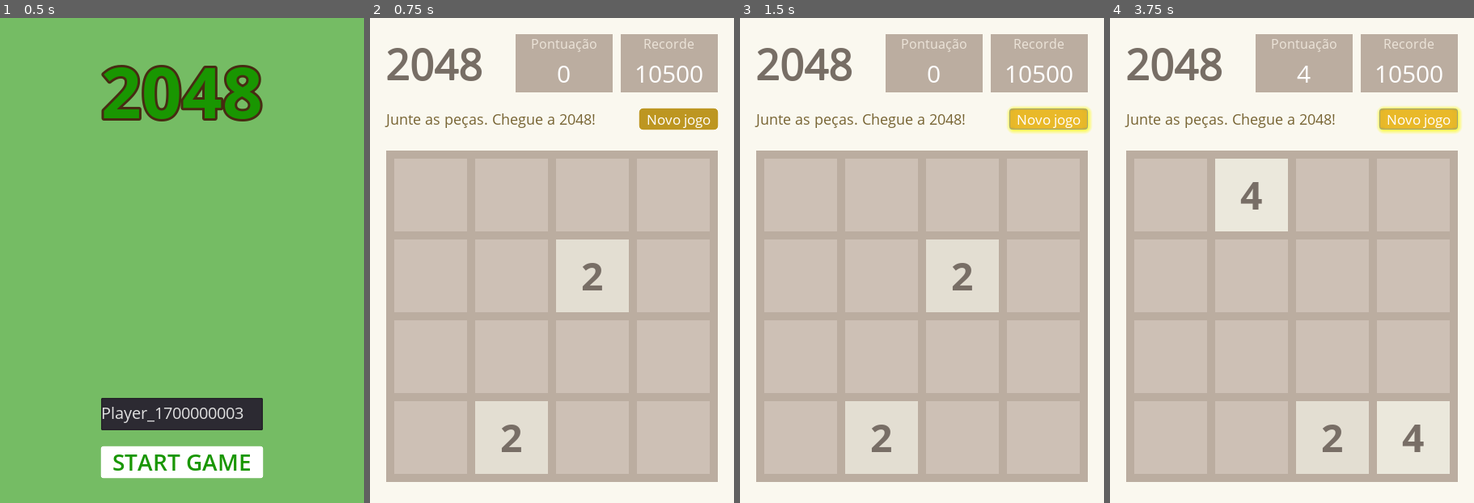
Above: before the commit, frames 1-4 (left to right).
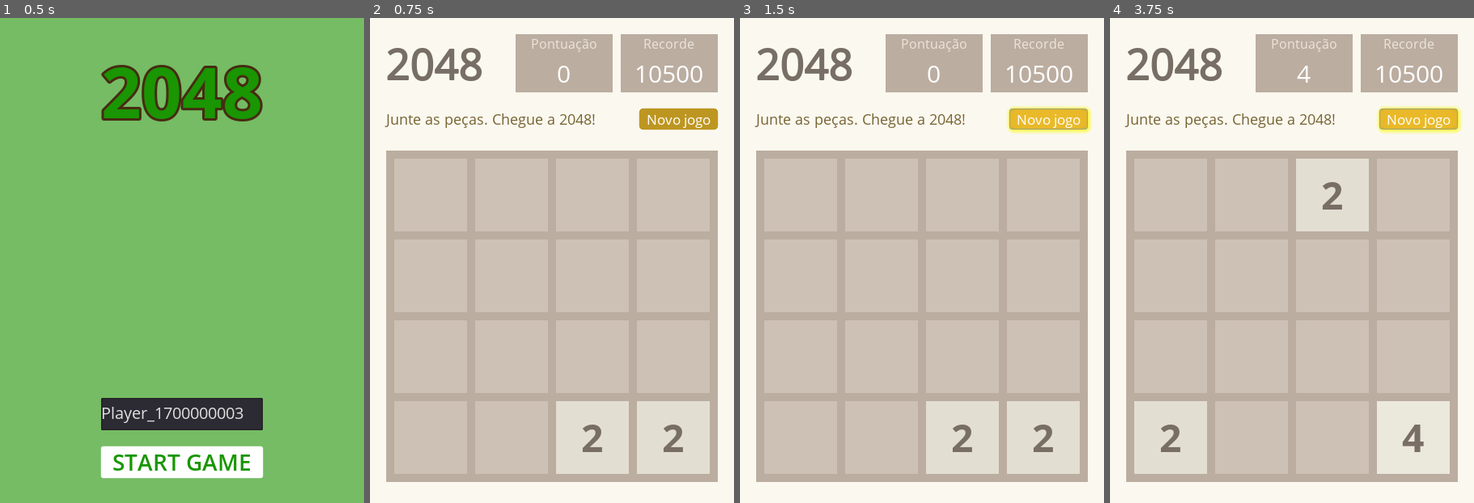
Above: after the commit, the same moments.

Repository: Dojak220/2048
Game: Godot game, scene res://Menu/Menu.tscn
Same seed, same stepped clock (60 frames per second), same inputs: the game is played once before the commit and once after it.
Inputs:
- Up to frame 1 (0.5 s): no input
- Up to frame 2 (0.75 s): click "START GAME" at 0.5 s
- Up to frame 3 (1.5 s): click "Novo jogo" at 1.25 s
- Up to frame 4 (3.75 s): click "Novo jogo" at 2 s; tap Enter at 2.75 s; hold Right (ui_right) 2.78-3.53 s; tap Space at 3.5 s; hold Down (ui_down) from 3.53 s (still down)

Frame 1 is identical in both runs. In frame 2, 12% of the frame differs, in the area x 28-94%, y 45-94%; in frame 3, 12%; in frame 4, 12%, in the area x 6-72%, y 29-94%.

Commit message:
tudo como estava

Diff:
--- a/GameLayout/GameLayout.tscn
+++ b/GameLayout/GameLayout.tscn
@@ -1,7 +1,7 @@
 [gd_scene load_steps=32 format=2]
 
 [ext_resource path="res://fonts/Open_Sans/OpenSans-Regular.ttf" type="DynamicFontData" id=1]
-[ext_resource path="res://GamePlay/game_rules.gd" type="Script" id=2]
+[ext_resource path="res://GameLayout/game_rules.gd" type="Script" id=2]
 [ext_resource path="res://GameLayout/PointsGainedDisplayer.tscn" type="PackedScene" id=3]
 [ext_resource path="res://fonts/Open_Sans/OpenSans-Bold.ttf" type="DynamicFontData" id=4]
 
--- a/GameLayout/PointsGainedDisplayer.tscn
+++ b/GameLayout/PointsGainedDisplayer.tscn
@@ -3,15 +3,14 @@
 [ext_resource path="res://fonts/Open_Sans/OpenSans-Bold.ttf" type="DynamicFontData" id=1]
 [ext_resource path="res://PointsGainedDisplayer.gd" type="Script" id=2]
 
-[sub_resource type="DynamicFont" id=2]
+[sub_resource type="DynamicFont" id=1]
 size = 24
 outline_size = 2
 outline_color = Color( 0, 0, 0, 1 )
 use_filter = true
 font_data = ExtResource( 1 )
 
-[sub_resource type="Animation" id=1]
-resource_name = "show_points"
+[sub_resource type="Animation" id=2]
 tracks/0/type = "value"
 tracks/0/path = NodePath("Label:rect_position")
 tracks/0/interp = 1
@@ -53,14 +52,14 @@
 [node name="Label" type="Label" parent="."]
 margin_right = 450.0
 margin_bottom = 600.0
-custom_fonts/font = SubResource( 2 )
+custom_fonts/font = SubResource( 1 )
 text = "+16"
 __meta__ = {
 "_edit_use_anchors_": false
 }
 
 [node name="Player" type="AnimationPlayer" parent="."]
-anims/show_points = SubResource( 1 )
+anims/show_points = SubResource( 2 )
 
 [node name="Label2" type="Label" parent="."]
 margin_left = 141.111
--- /dev/null
+++ b/GameLayout/game_rules.gd
@@ -0,0 +1,307 @@
+extends Node
+
+const PieceResource = preload("res://Piece/Piece.tscn")
+
+# EXPORTED VARIABLES
+export var MAP_SIZE = 4
+export var PIECE_SIZE = 90
+export var PIECES_INTERSPACE = 10
+
+# CONSTANTS
+const NEW_PIECE = [2 , 4]
+const PIECE_PERC = 0.85
+const INPUTS = {
+	"ui_right": Vector2.RIGHT,   # Vector2( 1,  0)
+	"ui_left": Vector2.LEFT,     # Vector2(-1,  0)
+	"ui_up": Vector2.UP,         # Vector2( 0,  1)
+	"ui_down": Vector2.DOWN      # Vector2( 0, -1)
+}
+const PIECES_SETUP = {
+	0 : {
+		"bg_color": Color(0.8, 0.75, 0.71, 1),
+		"font_color": Color(0.47, 0.43, 0.4, 1),
+		"font_size": 48
+		},
+	2 : {
+		"bg_color": Color(0.95, 0.95, 0.90, 0.6),
+		"font_color": Color(0.47, 0.43, 0.4, 1),
+		"font_size": 48
+		},
+	4 : {
+		"bg_color": Color(0.95, 0.95, 0.90, 0.8),
+		"font_color": Color(0.47, 0.43, 0.4, 1),
+		"font_size": 48
+		},
+	8 : {
+		"bg_color": Color(0.4, 0.7, 0.2, 0.6),
+		"font_color": Color(1, 1, 1, 1),
+		"font_size": 48
+		},
+	16 : {
+		"bg_color": Color(0.4, 0.7, 0.2, 1),
+		"font_color": Color(1, 1, 1, 1),
+		"font_size": 48
+		},
+	32 : {
+		"bg_color": Color(0.4, 0.2, 0.9, 0.4),
+		"font_color": Color(1, 1, 1, 1),
+		"font_size": 48
+		},
+	64 : {
+		"bg_color": Color(0.4, 0.2, 0.9, 1),
+		"font_color": Color(1, 1, 1, 1),
+		"font_size": 48
+		},
+	128 : {
+		"bg_color": Color(0.9, 0, 0.3, 0.4),
+		"font_color": Color(1, 1, 1, 1),
+		"font_size": 40
+		},
+	256 : {
+		"bg_color": Color(0.9, 0, 0.3, 0.7),
+		"font_color": Color(1, 1, 1, 1),
+		"font_size": 40
+		},
+	512 : {
+		"bg_color": Color(0.9, 0, 0.3, 1),
+		"font_color": Color(1, 1, 1, 1),
+		"font_size": 40
+		},
+	1024 : {
+		"bg_color": Color(0.9, 0.9, 0.1, 0.6),
+		"font_color": Color(1, 1, 1, 1),
+		"font_size": 32
+		},
+	2048 : {
+		"bg_color": Color(0.9, 0.9, 0.1, 1),
+		"font_color": Color(0.47, 0.43, 0.4, 1),
+		"font_size": 32
+		},
+}
+
+# VARIABLES
+var occupation_map
+var can_insert = false                   # True when a moviment changes the map
+var map_changed = true
+var score = 0
+
+# SIGNALS
+signal new_piece_inserted #unused for now
+signal game_over
+
+# FUNÇÕES
+func _ready():
+	occupation_map = create_map(MAP_SIZE, MAP_SIZE)
+	print_map(occupation_map)
+
+	insert_new_piece()
+	insert_new_piece()
+
+	print_map(occupation_map)
+
+func create_map(height, width):
+	var map = []
+
+	for x in range(height):
+		var line = []
+		line.resize(width)
+		map.append(line)
+		for y in range(width):
+			map[x][y] = {"piece": {"value": 0, "instance": null}, "clean": true}
+
+	return map
+
+func print_map(map):
+	var line = ""
+	for i in range(MAP_SIZE):
+		for j in range(MAP_SIZE):
+			line = line + String(map[i][j].piece.value) + " "
+		print("[ ", line, "]")
+		line = ""
+	print("")
+
+func insert_new_piece():
+	if is_fully_occupied():
+		print("Game Over")
+
+	randomize()
+
+	var Piece = PieceResource.instance()
+	Piece.set_global_position(Vector2(-1000,-1000))
+	get_node("ScreenBG/ScreenMargin/ScreenVBox/GameCenter/GameBG").add_child(Piece)
+	var new_piece_value = NEW_PIECE[0] if (randf() <= PIECE_PERC) else NEW_PIECE[1]
+	var line = randi() % MAP_SIZE
+	var column = randi() % MAP_SIZE
+
+	while(is_position_occupied(line, column)):
+		line = randi() % MAP_SIZE
+		column = randi() % MAP_SIZE
+
+	occupation_map[line][column].piece.value = new_piece_value
+	occupation_map[line][column].piece.instance = Piece
+
+	if is_fully_occupied():
+		if no_more_moves(occupation_map):
+			print("Game Over")
+		else:
+			print("Mapa cheio. Se não houver combinações possíveis... Game over")
+
+func is_fully_occupied():
+	var fully_occupied = true
+	for line in occupation_map:
+		for column in line:
+			if !(column.piece.value):
+				fully_occupied = false
+	return fully_occupied
+
+func is_position_occupied(line, column):
+	return occupation_map[line][column].piece.value
+
+func no_more_moves(map):
+	var no_moves = true
+
+	for i in range(MAP_SIZE-1): # [0, 1, 2]
+		for j in range(MAP_SIZE): # [0, 1, 2, 3]
+			if (occupation_map[i][j].piece.value == occupation_map[i+1][j].piece.value):
+				return !no_moves
+			if (occupation_map[j][i].piece.value == occupation_map[j][i+1].piece.value):
+				return !no_moves
+
+	return no_moves
+
+func _unhandled_input(event):
+	for dir in INPUTS.keys():
+		if event.is_action_pressed(dir):
+			can_insert = false
+			occupation_map = update_map(dir, occupation_map);
+			if can_insert:
+				insert_new_piece()
+				map_changed = true
+				print_map(occupation_map)
+
+func update_map(direction, map):
+	var x_aux
+	var y_aux
+
+	if direction == "ui_right":
+		for x in range(MAP_SIZE): # range: [0, 1, 2, 3]
+			for y in range(MAP_SIZE-2,-1,-1): # range: [2, 1, 0]
+				if (map[x][y].piece.value != 0):
+					y_aux = y
+					while(y_aux < MAP_SIZE-1 && map[x][y_aux+1].piece.value == 0):
+						y_aux += 1
+						map[x][y_aux].piece.value = map[x][y_aux-1].piece.value
+						map[x][y_aux].piece.instance = map[x][y_aux-1].piece.instance
+						map[x][y_aux-1].piece.value = 0
+						can_insert = true
+					if (y_aux == MAP_SIZE-1):
+						continue
+					if (map[x][y_aux+1].clean && map[x][y_aux+1].piece.value == map[x][y_aux].piece.value):
+						map[x][y_aux+1].piece.value *= 2 # It's necessary to change this piece's label
+						map[x][y_aux+1].clean = false
+						map[x][y_aux].piece.value = 0 # It's necessary to uninstance this piece
+						map[x][y_aux].piece.instance.queue_free()
+						score += map[x][y_aux+1].piece.value
+						can_insert = true
+
+	if direction == "ui_left":
+		for x in range(MAP_SIZE): # range: [0, 1, 2, 3]
+			for y in range(1, MAP_SIZE): # range: [1, 2, 3]
+				if (map[x][y].piece.value != 0):
+					y_aux = y
+					while(y_aux > 0 && map[x][y_aux-1].piece.value == 0):
+						y_aux -= 1
+						map[x][y_aux].piece.value = map[x][y_aux+1].piece.value
+						map[x][y_aux].piece.instance = map[x][y_aux+1].piece.instance
+						map[x][y_aux+1].piece.value = 0
+						can_insert = true
+					if (y_aux == 0):
+						continue
+					if (map[x][y_aux-1].clean && map[x][y_aux-1].piece.value == map[x][y_aux].piece.value):
+						map[x][y_aux-1].piece.value *= 2 # It's necessary to change this piece's label
+						map[x][y_aux-1].clean = false
+						map[x][y_aux].piece.value = 0 # It's necessary to uninstance this piece
+						map[x][y_aux].piece.instance.queue_free()
+						score += map[x][y_aux-1].piece.value
+						can_insert = true
+
+	if direction == "ui_up":
+		for y in range(MAP_SIZE): # range: [0, 1, 2, 3]
+			for x in range(1, MAP_SIZE): # range: [1, 2, 3]
+				if (map[x][y].piece.value != 0):
+					x_aux = x
+					while(x_aux > 0 && map[x_aux-1][y].piece.value == 0):
+						x_aux -= 1
+						map[x_aux][y].piece.value = map[x_aux+1][y].piece.value
+						map[x_aux][y].piece.instance = map[x_aux+1][y].piece.instance
+						map[x_aux+1][y].piece.value = 0
+						can_insert = true
+					if (x_aux == 0):
+						continue
+					if (map[x_aux-1][y].clean && map[x_aux-1][y].piece.value == map[x_aux][y].piece.value):
+						map[x_aux-1][y].piece.value *= 2 # It's necessary to change this piece's label
+						map[x_aux-1][y].clean = false
+						map[x_aux][y].piece.value = 0 # It's necessary to uninstance this piece
+						map[x_aux][y].piece.instance.queue_free()
+						score += map[x_aux-1][y].piece.value
+						can_insert = true
+
+	if direction == "ui_down":
+		for y in range(MAP_SIZE): # range: [0, 1, 2, 3]
+			for x in range(MAP_SIZE-2,-1,-1): # range: [2, 1, 0]
+				if (map[x][y].piece.value != 0):
+					x_aux = x
+					while(x_aux < MAP_SIZE-1 && map[x_aux+1][y].piece.value == 0):
+						x_aux += 1
+						map[x_aux][y].piece.value = map[x_aux-1][y].piece.value
+						map[x_aux][y].piece.instance = map[x_aux-1][y].piece.instance
+						map[x_aux-1][y].piece.value = 0
+						can_insert = true
+					if (x_aux == MAP_SIZE-1):
+						continue
+					if (map[x_aux+1][y].clean && map[x_aux+1][y].piece.value == map[x_aux][y].piece.value):
+						map[x_aux+1][y].piece.value *= 2 # It's necessary to change this piece's label
+						map[x_aux+1][y].clean = false
+						map[x_aux][y].piece.value = 0 # It's necessary to uninstance this piece
+						map[x_aux][y].piece.instance.queue_free()
+						score += map[x_aux+1][y].piece.value
+						can_insert = true
+	clean_map(map)
+
+	return map
+
+func clean_map(map):
+	for x in range(MAP_SIZE): # [0, 1, 2, 3]
+		for y in range(MAP_SIZE): # [0, 1, 2, 3]
+			map[x][y].clean = true
+
+func update_screen():
+	var piece
+	var piece_position
+	var piece_text
+	var piece_text_size
+	var piece_text_color
+	var piece_bg
+
+	for i in range(MAP_SIZE):
+		for j in range(MAP_SIZE):
+			piece = occupation_map[i][j].piece
+			if (piece.instance && piece.value):
+				piece_position = Vector2(j * PIECE_SIZE + (j+1) * PIECES_INTERSPACE, (i) * PIECE_SIZE + (i+1) * PIECES_INTERSPACE)
+				piece_text = String(piece.value)
+				piece_text_size = PIECES_SETUP[piece.value].font_size
+				piece_text_color = PIECES_SETUP[piece.value].font_color
+				piece_bg = PIECES_SETUP[piece.value].bg_color
+
+				piece.instance.set_position(piece_position)
+				piece.instance.set_label(piece_text, piece_text_size, piece_text_color)
+				piece.instance.color = piece_bg
+	map_changed = false
+
+	$"ScreenBG/ScreenMargin/ScreenVBox/HeaderHBox/ScoresHBox/ScoreBG/ScoreVBox/ScoreValueLabel".text = String(score)
+
+# Called every frame. 'delta' is the elapsed time since the previous frame.
+func _process(delta):
+	if(map_changed):
+		update_screen()
+	pass
--- a/Menu/Menu.tscn
+++ b/Menu/Menu.tscn
@@ -85,8 +85,6 @@
 custom_constants/margin_bottom = 300
 
 [node name="GameName" type="Label" parent="MarginContainer/CenterContainer/VBoxContainer/MarginContainer"]
-anchor_top = 0.236277
-anchor_bottom = 0.236277
 margin_right = 200.0
 margin_bottom = 119.0
 custom_fonts/font = SubResource( 1 )
Not shown: 3 places in Menu/Menu.tscn that only renumber resources
